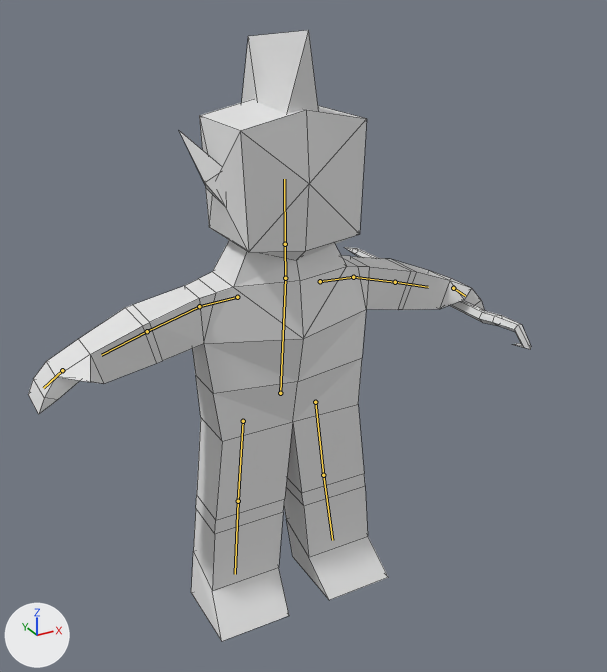
Before and after pictures for a commit that changed the Blender file art/model/human_model_0.1.blend.
Before and after are seen from a 50 mm lens placed at (-2.9, -5.57, 3.33), pointed at (0.11, -0.09, 0.58). The lights are fixed; the arrows at lower left show +X, +Y and +Z. The bones that bend it are drawn over the model as lines. Mesh edges are drawn as thin lines.

In view in the first picture: 'ear.a', 'hair.a', 'human.mesh', 'staff.a'.
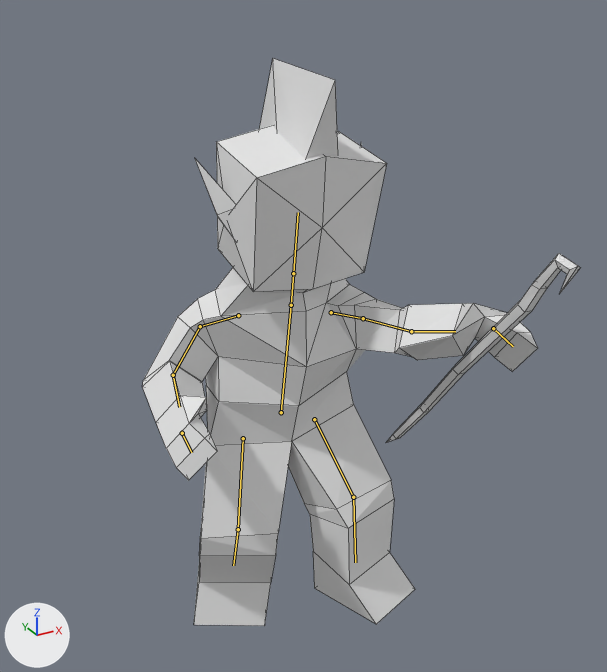
The newer file adds an action. The first version stands in its rest pose; the second is drawn at frame 9 of the action 'aim_idle'.

Location of each change, (x1, y1, x2, y2) in pixels of the pictures (607 x 672 px):
'human.mesh', posed (13% narrower, 8% shorter)
    before: (28, 99, 484, 641)
    after: (142, 125, 538, 626)
'hair.a', posed
    before: (242, 30, 318, 114)
    after: (259, 58, 338, 159)
'staff.a', posed (84% taller)
    before: (345, 247, 531, 349)
    after: (386, 254, 580, 443)
'ear.a', posed
    before: (180, 132, 224, 205)
    after: (195, 144, 362, 237)
bone 'Center', root to tip
    before: (280, 393) to (285, 278)
    after: (281, 412) to (291, 305)
bone 'shoulder.r', root to tip
    before: (237, 297) to (199, 306)
    after: (238, 315) to (200, 326)
bone 'bicep.r', root to tip
    before: (199, 306) to (147, 331)
    after: (200, 326) to (173, 375)
bone 'forearm.r', root to tip
    before: (147, 331) to (101, 355)
    after: (173, 375) to (179, 407)
bone 'neck', root to tip
    before: (285, 278) to (285, 244)
    after: (291, 305) to (293, 273)
bone 'thigh.r', root to tip
    before: (243, 421) to (238, 501)
    after: (243, 438) to (238, 529)
bone 'leg.r', root to tip
    before: (238, 501) to (235, 574)
    after: (238, 529) to (233, 565)
bone 'shoulder.l', root to tip
    before: (320, 281) to (353, 277)
    after: (331, 312) to (363, 318)
bone 'bicep.l', root to tip
    before: (353, 277) to (395, 282)
    after: (363, 318) to (411, 331)
bone 'forearm.l', root to tip
    before: (395, 282) to (428, 287)
    after: (411, 331) to (455, 331)
bone 'hand.l', root to tip
    before: (453, 288) to (465, 296)
    after: (493, 328) to (513, 346)
bone 'thigh.l', root to tip
    before: (315, 402) to (323, 475)
    after: (314, 419) to (353, 497)
bone 'leg.l', root to tip
    before: (323, 475) to (332, 540)
    after: (353, 497) to (355, 562)

What the commit changed:
Bone 'Center' (bone_center) moves from (0.0, 0.0, 0.0) to (0.0, -0.185, 0.018).
Bone 'Center' (bone_center) turns from (0, 0, 0) to (5, 0, 0) degrees about its own x, y and z.
Bone 'shoulder.r' (bone_shoulder_r) moves from (0.0, 0.0, 0.0) to (-0.014, -0.029, -0.146).
Bone 'shoulder.r' (bone_shoulder_r) turns from (0, 0, 0) to (-22, -1, 17) degrees about its own x, y and z.
Bone 'bicep.r' (bone_bicep_r) turns from (0, 0, 0) to (25, -8, 22) degrees about its own x, y and z.
Bone 'forearm.r' (bone_forearm_r) turns from (0, 0, 0) to (66, 0, -2) degrees about its own x, y and z.
Bone 'neck' (bone_neck) turns from (0, 0, 0) to (4, -2, 0) degrees about its own x, y and z.
Bone 'thigh.r' (bone_thigh_r) moves from (0.0, 0.0, 0.0) to (0.0, 0.001, 0.001).
Bone 'thigh.r' (bone_thigh_r) turns from (0, 0, 0) to (25, 26, 3) degrees about its own x, y and z.
Bone 'leg.r' (bone_leg_r) turns from (0, 0, 0) to (-53, -1, -1) degrees about its own x, y and z.
Bone 'shoulder.l' (bone_shoulder_l) moves from (0.0, 0.0, 0.0) to (-0.011, -0.03, 0.146).
Bone 'shoulder.l' (bone_shoulder_l) turns from (0, 0, 0) to (68, -8, 11) degrees about its own x, y and z.
Bone 'bicep.l' (bone_bicep_l) turns from (0, 0, 0) to (-1, -17, 9) degrees about its own x, y and z.
Bone 'forearm.l' (bone_forearm_l) turns from (0, 0, 0) to (3, -44, 13) degrees about its own x, y and z.
Bone 'hand.l' (bone_hand_l) turns from (0, 0, 0) to (-47, -22, 11) degrees about its own x, y and z.
Bone 'thigh.l' (bone_thigh_l) moves from (0.0, 0.0, 0.0) to (0.0, -0.001, -0.001).
Bone 'thigh.l' (bone_thigh_l) turns from (0, 0, 0) to (36, -13, 0) degrees about its own x, y and z.
Bone 'leg.l' (bone_leg_l) turns from (0, 0, 0) to (-36, -10, 2) degrees about its own x, y and z.
